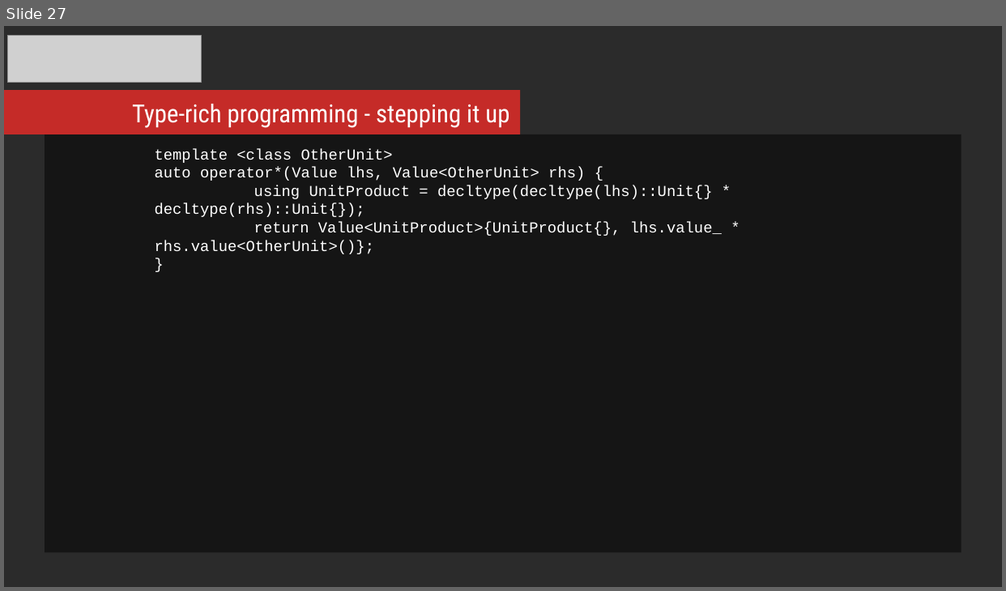
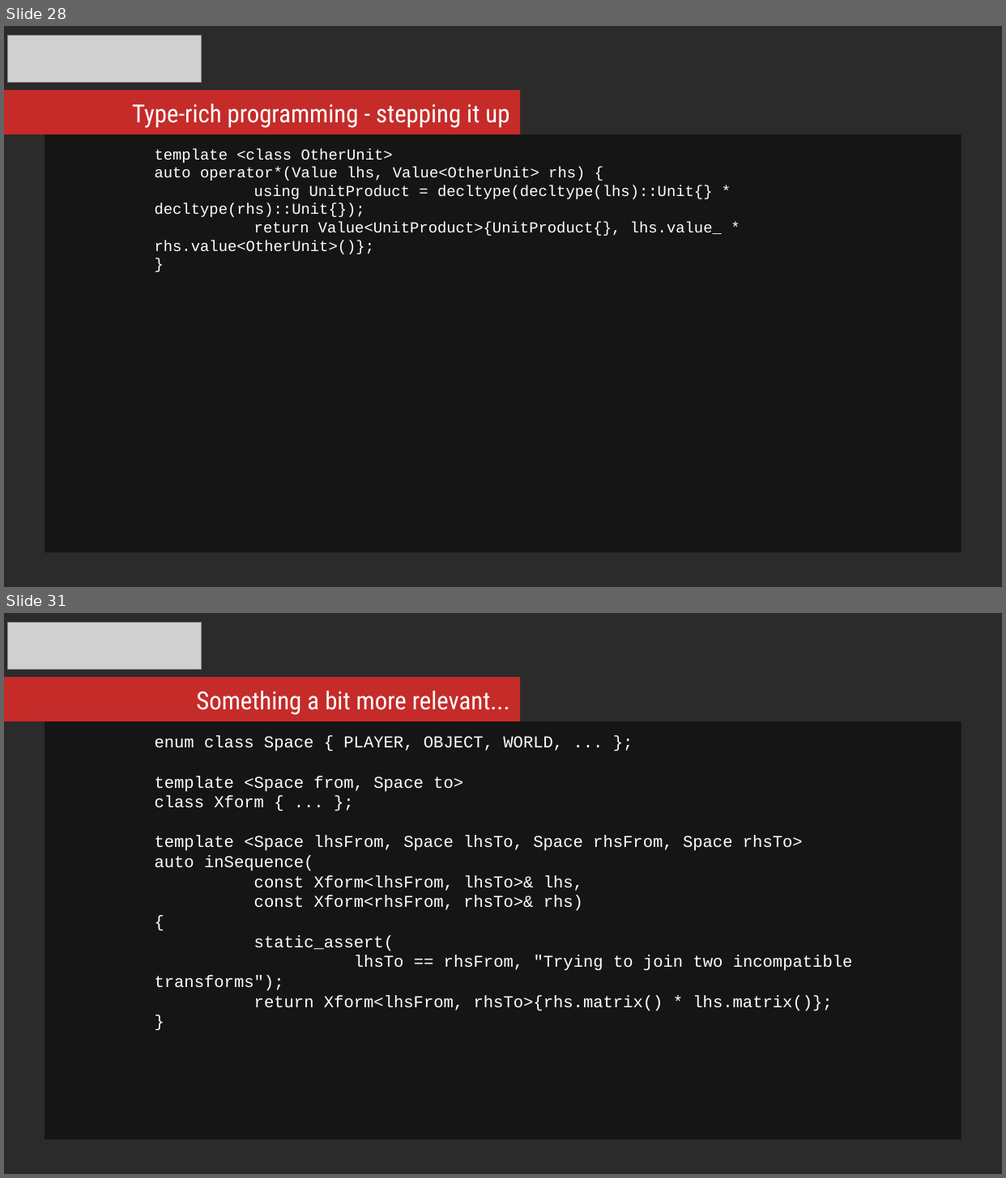
Before and after one commit to mikosz/type-safety, a slide deck: ask-not-what-you-can-do-for-the-compiler.odp. Shown one above the other, each under a label of ours: slide 27 before the commit, slides 28 and 31 after it; the slides between them are not shown. The pictures are 1006x591 and 1006x1178 pixels, drawn with LibreOffice and Linux fonts; fonts in the diff are those of the drawing; grey boxes stand for pictures; background and template pictures are left out; a plain dark background stands for a picture behind light text. Boxes give left, top, right and bottom in pixels: in the first picture for what was removed or moved away, otherwise in the second. Text is boxed around its words. In the diff, an @@ line names an element or a change of style, - is before the commit and + after.

Commit message:
Presentation updated; Matrix, Vec4 and Xform update

```diff
--- a/ask-not-what-you-can-do-for-the-compiler.odp
+++ b/ask-not-what-you-can-do-for-the-compiler.odp
@@ slide 31 added at [4, 613, 1002, 1174], background picture (left out) @@
@@ picture added at [8, 622, 202, 669] @@
@@ rectangle added at [4, 677, 520, 721], fill #C52B28 @@
@@ text added at [196, 691, 510, 715], 18 pt, text #FFFFFF @@
+Something a bit more relevant...
@@ rectangle added at [45, 722, 961, 1139], fill #000000 at 51% opacity, 12 pt, text #FFFFFF @@
+enum class Space { PLAYER, OBJECT, WORLD, ... };
+template <Space from, Space to>
+class Xform { ... };
+template <Space lhsFrom, Space lhsTo, Space rhsFrom, Space rhsTo>
+auto inSequence(
+const Xform<lhsFrom, lhsTo>& lhs,
+const Xform<rhsFrom, rhsTo>& rhs)
+{
+static_assert(
+lhsTo == rhsFrom, "Trying to join two incompatible transforms");
+return Xform<lhsFrom, rhsTo>{rhs.matrix() * lhs.matrix()};
+}
@@ what was slide 27 is now slide 28 @@
```
Also in this commit, not shown: 8 other slides added, 12 other files.
